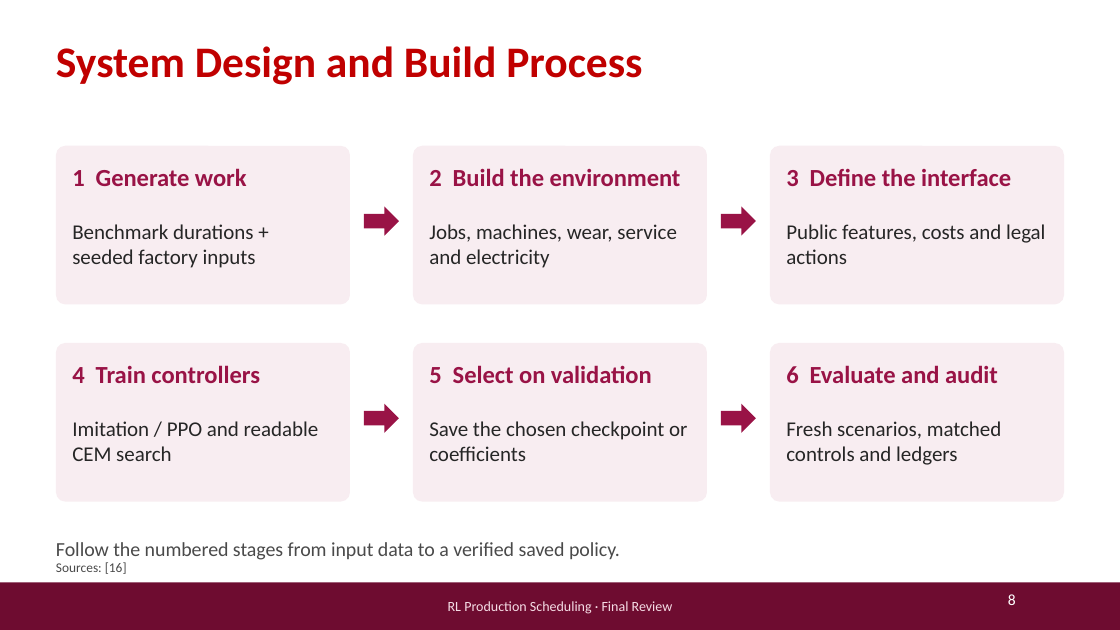
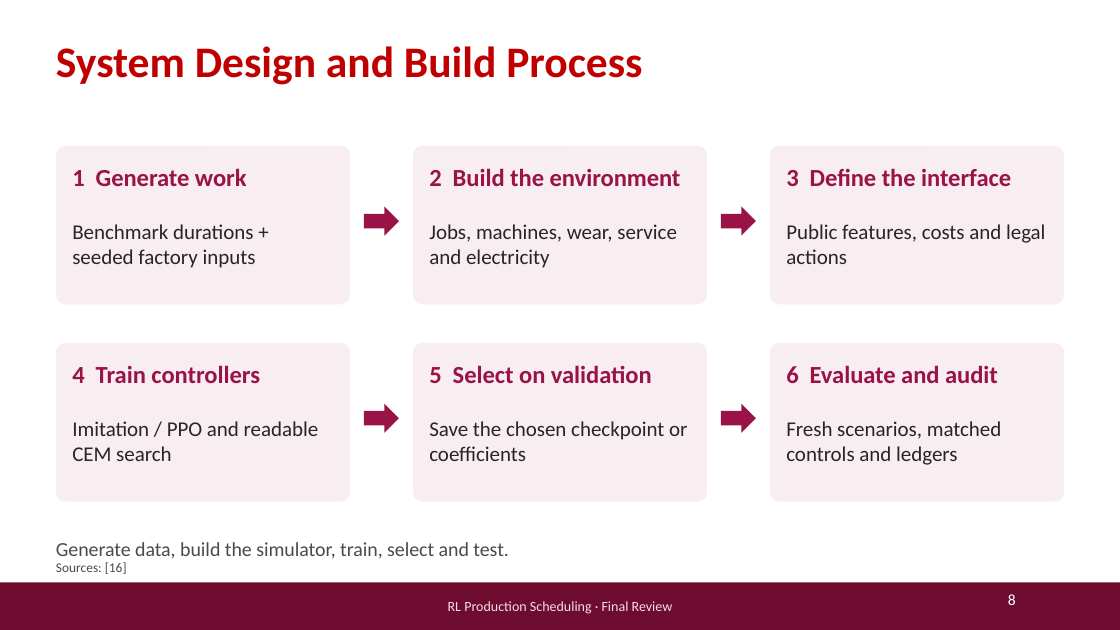
Before and after one commit to abhimanyutk7/rl-production-scheduling, a slide deck: slide 8 of outputs/term_submission/RL_Production_Scheduling_Final_Review.pptx. Drawn at 1120x630 pixels with LibreOffice and Linux fonts; fonts in the diff are those of the drawing; background and template pictures are left out. Boxes give left, top, right and bottom in pixels: in the first picture for what was removed or moved away, otherwise in the second. Text is boxed around its words. In the diff, an @@ line names an element or a change of style, - is before the commit and + after.

```diff
--- a/outputs/term_submission/RL_Production_Scheduling_Final_Review.pptx
+++ b/outputs/term_submission/RL_Production_Scheduling_Final_Review.pptx
@@ text at bbox=[56, 542, 508, 559]: text changed @@
-Follow the numbered stages from input data to a verified saved policy.
+Generate data, build the simulator, train, select and test.
```
Also in this commit, not shown: 6 other slides changed, 10 other files.
